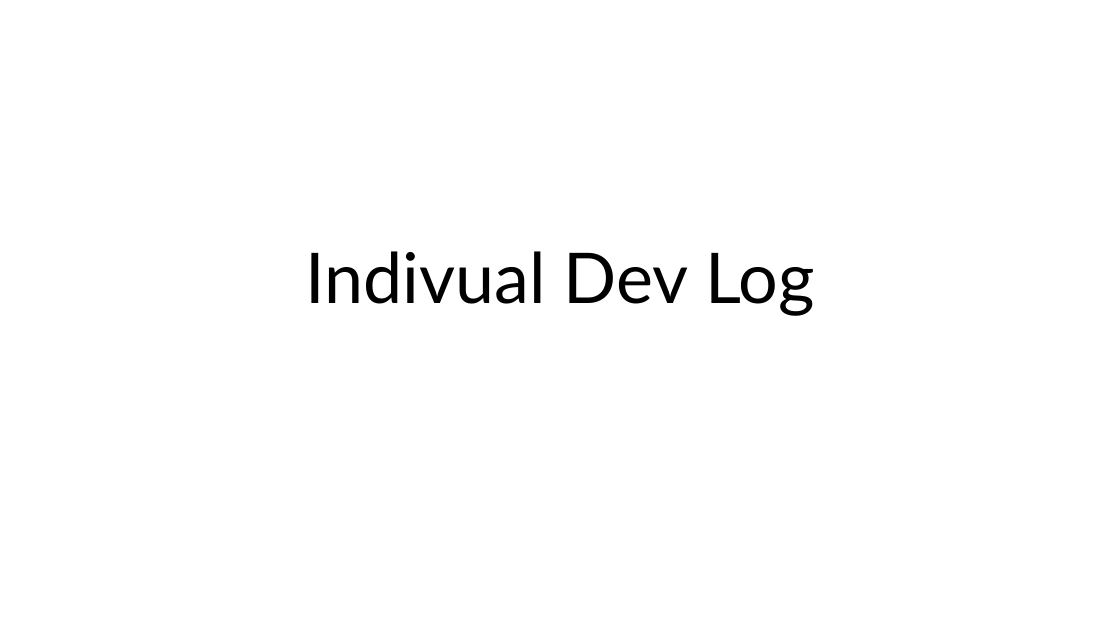
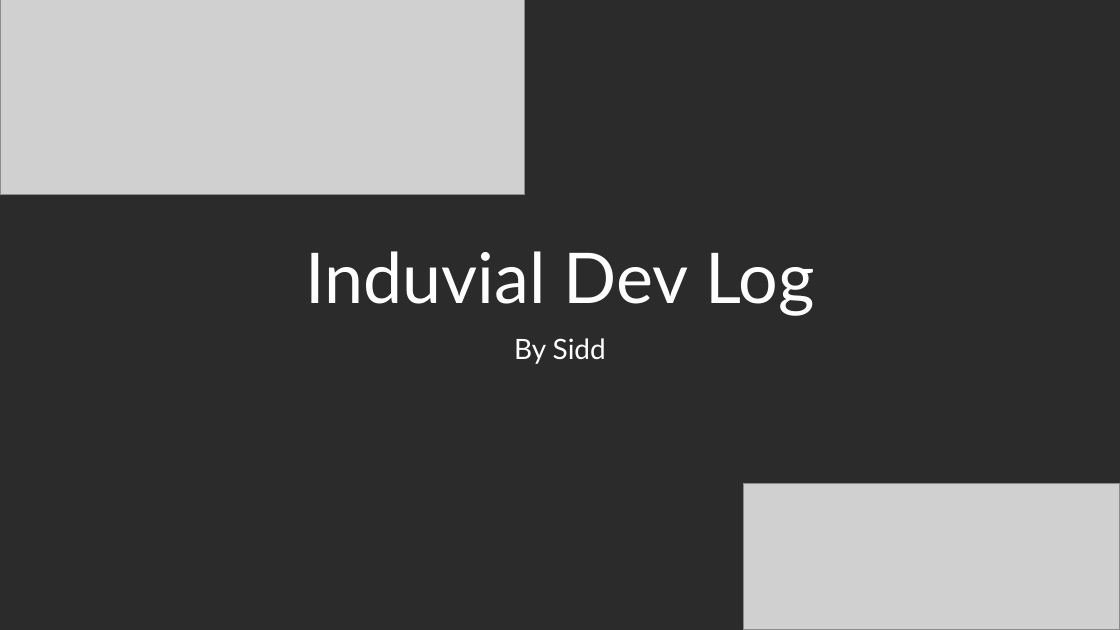
Before and after one commit to SiddPlus/GitHubTutorial, a slide deck: slide 1 of Indivual Dev Log.pptx. Drawn at 1120x630 pixels with LibreOffice and Linux fonts; fonts in the diff are those of the drawing; grey boxes stand for pictures; background and template pictures are left out; a plain dark background stands for a picture behind light text. Boxes give left, top, right and bottom in pixels: in the first picture for what was removed or moved away, otherwise in the second. Text is boxed around its words. In the diff, an @@ line names an element or a change of style, - is before the commit and + after.

```diff
--- a/Indivual Dev Log.pptx
+++ b/Indivual Dev Log.pptx
@@ background #FFFFFF to picture (left out) @@
@@ picture added at <box>0,0,525,195</box> @@
@@ title at <box>305,251,814,316</box>: text changed; text colour #000000 to #FFFFFF @@
-Indivual Dev Log
+Induvial Dev Log
@@ subtitle added at <box>514,338,606,364</box>, 24 pt, text #FFFFFF @@
+By Sidd
@@ picture added at <box>744,483,1120,630</box> @@
```
Also in this commit, not shown: 20 other slides changed, 1 slide added.
